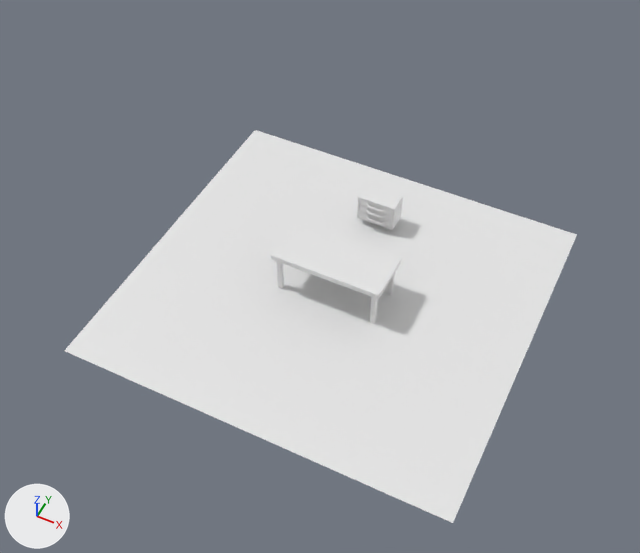
Renders of the Blender file SpieleProgSoSe2017/Assets/Meshes/SurroundingRoom/blend/TheRoom.blend from each side of a commit.
The view is the same before and after, from a 50 mm lens placed at (3795.0, -8118.0, 10313.0), pointed at (-84.0, -359.0, 614.0). The axes (+X, +Y, +Z) are drawn at lower left. The lights are the same throughout.

The scene before the commit, as lines of its bpy script (objects in view):
```python
me_cube_001 = bpy.data.meshes.new('Cube.001')
me_cube_001.from_pydata([(-1.14, -1.1, 0.0), (-1.14, 1.1, 0.0), (1.14, -1.1, 0.0), (1.14, 1.1, 0.0)], [], [(1, 0, 2, 3)])
me_cube_004 = bpy.data.meshes.new('Cube.004')
me_cube_004.from_pydata(...)  # 70 vertices, 59 faces; spans x -1.8..2.33, y -0.05..0.09, z -0.65..1.35
me_cube_007 = bpy.data.meshes.new('Cube.007')
me_cube_007.from_pydata(...)  # 22 vertices, 15 faces; spans x -1.05..1.0, y -0.02..0.0, z -0.98..1.02
me_cube_008 = bpy.data.meshes.new('Cube.008')
me_cube_008.from_pydata(...)  # 22 vertices, 15 faces; spans x -2.39..2.39, y -0.02..0.0, z -0.98..1.02
ob_backwall = bpy.data.objects.new('BackWall', me_cube_004)
ob_backwall.parent = ob_wallsandfloor
ob_backwall.location = (-426.8, 2830.0, 642.8)
ob_backwall.scale = (1500.0, 1250.0, 1000.0)
ob_backwall.hide_viewport = True
ob_floor = bpy.data.objects.new('Floor', me_cube_001)
ob_floor.parent = ob_wallsandfloor
ob_floor.location = (0.0, 0.0, 0.0)
ob_floor.scale = (2630.0, 2550.0, 1750.0)
ob_leftwall = bpy.data.objects.new('LeftWall', me_cube_007)
ob_leftwall.parent = ob_wallsandfloor
ob_leftwall.location = (-2948.0, 200.5, 980.5)
ob_leftwall.rotation_euler = (0.0, 0.0, 1.571)  # degrees (0, 0, 90)
ob_leftwall.scale = (2970.0, 1250.0, 1000.0)
ob_leftwall.hide_viewport = True
ob_rightwall = bpy.data.objects.new('RightWall', me_cube_008)
ob_rightwall.parent = ob_wallsandfloor
ob_rightwall.location = (2976.0, 98.09, 981.0)
ob_rightwall.rotation_euler = (0.0, 0.0, 4.712)  # degrees (0, 0, 270)
ob_rightwall.scale = (1250.0, 1250.0, 1000.0)
ob_rightwall.hide_viewport = True
# also in view: 'OuterThingy' at (0.0, 1642.0, 346.0); 'TablePlate' at (2.0, 0.0, 717.0)
```
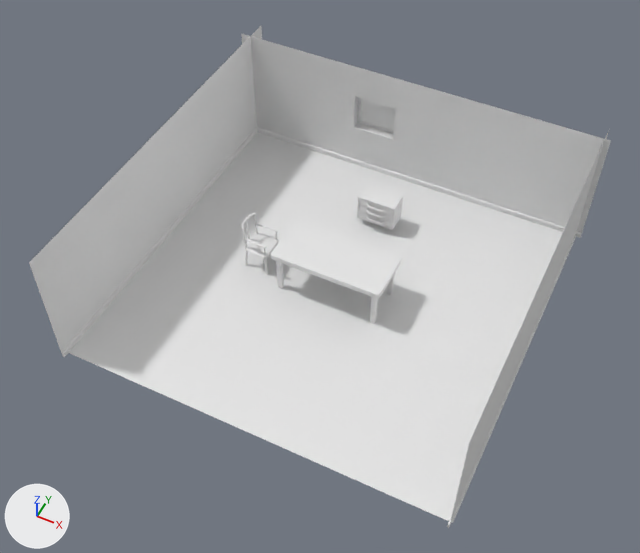
Edits to the scene script, one JSON object a line:
```json
{"op": "add", "block": "me_cube_013", "code": ["me_cube_013 = bpy.data.meshes.new('Cube.013')", "me_cube_013.from_pydata(...)  # 16 vertices, 14 faces; spans x -1.0..1.0, y -1.0..1.0, z -1.0..1.0"]}
{"op": "add", "block": "me_cube_014", "code": ["me_cube_014 = bpy.data.meshes.new('Cube.014')", "me_cube_014.from_pydata(...)  # 20 vertices, 18 faces; spans x -16.9..14.8, y -16.3..-11.2, z -1.0..1.0"]}
{"op": "add", "block": "me_cube_015", "code": ["me_cube_015 = bpy.data.meshes.new('Cube.015')", "me_cube_015.from_pydata(...)  # 28 vertices, 26 faces; spans x -2.1..2.5, y -9.5..9.6, z -1.0..1.0"]}
{"op": "add", "block": "me_cylinder_008", "code": ["me_cylinder_008 = bpy.data.meshes.new('Cylinder.008')", "me_cylinder_008.from_pydata(...)  # 160 vertices, 130 faces; spans x -5.4..-1.9, y -11.4..-8.5, z -18.4..3.6"]}
{"op": "remove", "block": "ob_rightwall", "code": "ob_rightwall.hide_viewport = True"}
{"op": "remove", "block": "ob_leftwall", "code": "ob_leftwall.hide_viewport = True"}
{"op": "remove", "block": "ob_backwall", "code": "ob_backwall.hide_viewport = True"}
{"op": "add", "block": "ob_mainthingy", "code": ["ob_mainthingy = bpy.data.objects.new('MainThingy', me_cube_013)", "ob_mainthingy.parent = ob_chair", "ob_mainthingy.matrix_parent_inverse = Matrix(((1.0, 0.0, 0.0, 1593.0), (0.0, 1.0, 0.0, 0.0), (0.0, 0.0, 1.0, -689.9), (0.0, 0.0, 0.0, 1.0)))", "ob_mainthingy.location = (-1285.0, 0.0000388, 400.8)", "ob_mainthingy.scale = (234.0, 234.0, 23.4)", "_m = ob_mainthingy.modifiers.new('Subsurf', 'SUBSURF')", "_m.levels = 3", "_m.render_levels = 3"]}
{"op": "add", "block": "ob_chair", "code": ["ob_chair = bpy.data.objects.new('Chair', None)", "ob_chair.location = (-1593.0, 0.0, 689.9)"]}
{"op": "add", "block": "ob_armrest", "code": ["ob_armrest = bpy.data.objects.new('ArmRest', me_cube_014)", "ob_armrest.parent = ob_chair", "ob_armrest.matrix_parent_inverse = Matrix(((1.0, 0.0, 0.0, 1593.0), (0.0, 1.0, 0.0, 0.0), (0.0, 0.0, 1.0, -689.9), (0.0, 0.0, 0.0, 1.0)))", "ob_armrest.location = (-1270.0, 0.0000378, 618.2)", "ob_armrest.scale = (13.2, 13.2, 13.2)", "_m = ob_armrest.modifiers.new('Subsurf', 'SUBSURF')", "_m.levels = 3", "_m.render_levels = 3", "_m = ob_armrest.modifiers.new('Mirror', 'MIRROR')", "_m.use_axis = (False, True, False)"]}
{"op": "add", "block": "ob_backconnectionthingy", "code": ["ob_backconnectionthingy = bpy.data.objects.new('BackConnectionThingy', me_cube_015)", "ob_backconnectionthingy.parent = ob_chair", "ob_backconnectionthingy.matrix_parent_inverse = Matrix(((1.0, 0.0, 0.0, 1593.0), (0.0, 1.0, 0.0, 0.0), (0.0, 0.0, 1.0, -689.9), (0.0, 0.0, 0.0, 1.0)))", "ob_backconnectionthingy.location = (-1501.0, 0.0000388, 817.9)", "ob_backconnectionthingy.scale = (22.0, 22.0, 16.3)", "_m = ob_backconnectionthingy.modifiers.new('Subsurf', 'SUBSURF')", "_m.levels = 3", "_m.render_levels = 3"]}
{"op": "add", "block": "ob_frontstomps", "code": ["ob_frontstomps = bpy.data.objects.new('FrontStomps', me_cylinder_008)", "ob_frontstomps.parent = ob_chair", "ob_frontstomps.matrix_parent_inverse = Matrix(((1.0, 0.0, 0.0, 1593.0), (0.0, 1.0, 0.0, 0.0), (0.0, 0.0, 1.0, -689.9), (0.0, 0.0, 0.0, 1.0)))", "ob_frontstomps.location = (-1062.0, 0.000048, 332.7)", "ob_frontstomps.rotation_euler = (0.0, -0.172, 0.0)  # degrees (0, -10, 0)", "ob_frontstomps.scale = (18.5, 18.5, 18.5)", "_m = ob_frontstomps.modifiers.new('Mirror', 'MIRROR')", "_m.use_axis = (False, True, False)"]}
```

Location of each change, (x1, y1, x2, y2) in pixels of the pictures (640 x 553 px):
```json
{"object": "BackWall", "change": "shown", "after": [241, 33, 611, 238]}
{"object": "LeftWall", "change": "shown", "after": [29, 26, 262, 357]}
{"object": "RightWall", "change": "shown", "after": [447, 128, 610, 528]}
{"object": "MainThingy", "change": "added", "after": [245, 233, 279, 258]}
{"object": "ArmRest", "change": "added", "after": [244, 223, 279, 248]}
{"object": "BackConnectionThingy", "change": "added", "after": [241, 213, 256, 230]}
{"object": "FrontStomps", "change": "added", "after": [264, 258, 268, 275]}
```
